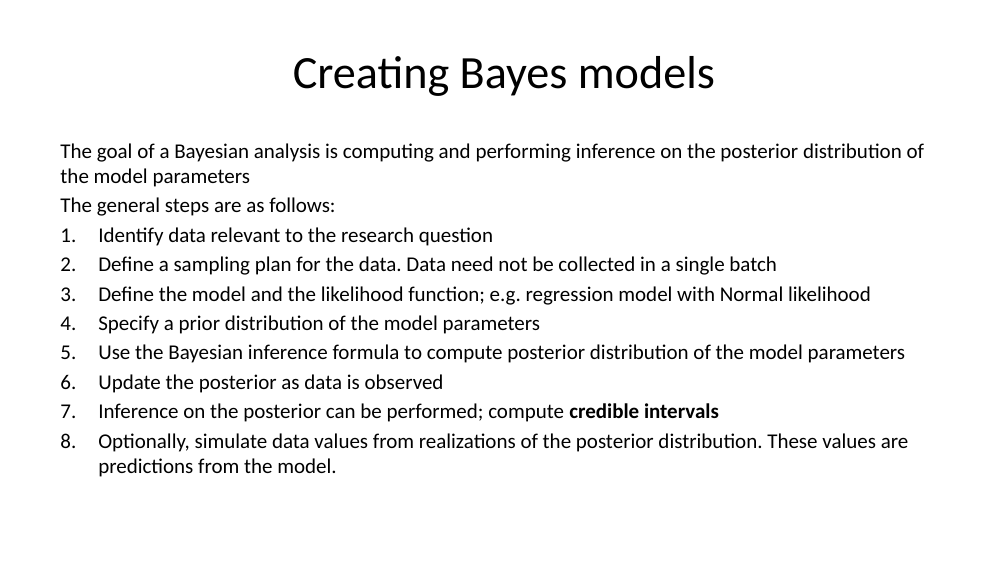
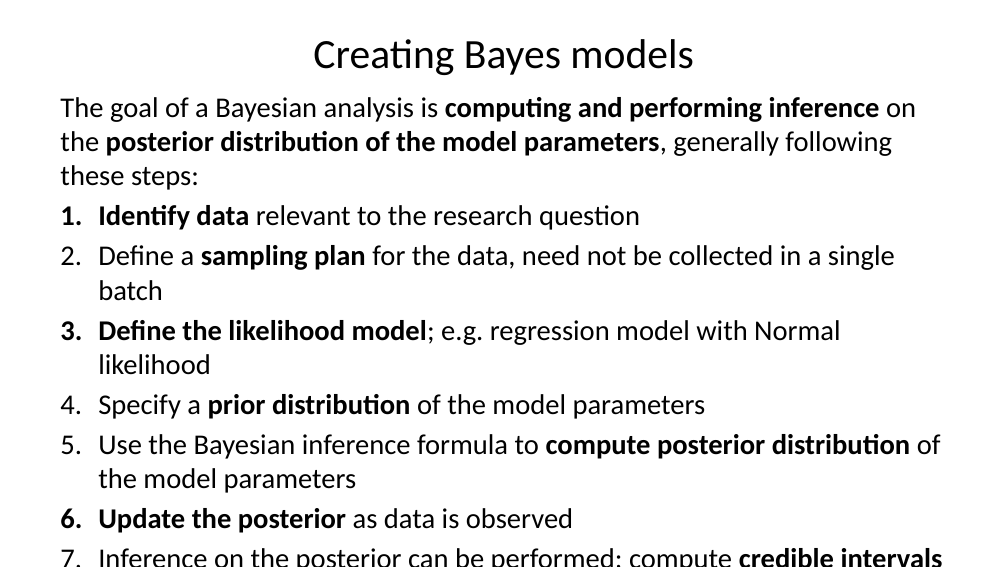
Before and after one commit to StephenElston/CSCI-E-83, a slide deck: slide 23 of LectureSlides/07_IntroductionToBayesModels.pptx (slide 22 before the commit). Drawn at 1008x567 pixels with LibreOffice and Linux fonts; fonts in the diff are those of the drawing. Boxes give left, top, right and bottom in pixels: in the first picture for what was removed or moved away, otherwise in the second. Text is boxed around its words. In the diff, an @@ line names an element or a change of style, - is before the commit and + after.

Commit message:
Corrections and updates following conversion

```diff
--- a/LectureSlides/07_IntroductionToBayesModels.pptx
+++ b/LectureSlides/07_IntroductionToBayesModels.pptx
@@ title "Creating Bayes models" at (313,39,694,75): size 33 to 29.7 pt @@
@@ text "The goal of a Bayesian ...": place and size @@
-text "The goal of a Bayesian ..." at (60,143,924,477)
+text "The goal of a Bayesian ..." at (60,97,941,533)
@@ text at (60,97,916,190): text changed; size 15 to 20.4 pt; bold on @@
-The goal of a Bayesian analysis is computing and performing inference on the posterior distribution of the model parameters
-The general steps are as follows:
+The goal of a Bayesian analysis is computing and performing inference on the posterior distribution of the model parameters, generally following these steps:
@@ text at (98,205,941,533): size 15 to 20.4 pt in "Identify data relevant to the research question", "Specify a prior distribution of the model ...", "Use the Bayesian inference formula to compute ...", "Update the posterior as data is observed" and 1 more places; bold on in "Identify data", "prior distribution", "compute posterior distribution", "Update the posterior"; more space between paragraphs @@
@@ text at (98,245,895,375): text changed; size 15 to 20.4 pt @@
-2. Define a sampling plan for the data. Data need not be collected in a single batch
-3. Define the model and the likelihood function; e.g. regression model with Normal likelihood
+2. Define a sampling plan for the data, need not be collected in a single batch
+3. Define the likelihood model; e.g. regression model with Normal likelihood
@@ text at (98,433,909,477): text changed; size 15 to 20.4 pt; bold on @@
-8. Optionally, simulate data values from realizations of the posterior distribution. These values are predictions from the model.
+8. Simulate from the posterior distribution, the predictions from the model.
```
Also in this commit, not shown: 13 other slides changed, 4 slides added, 2 slides removed.
